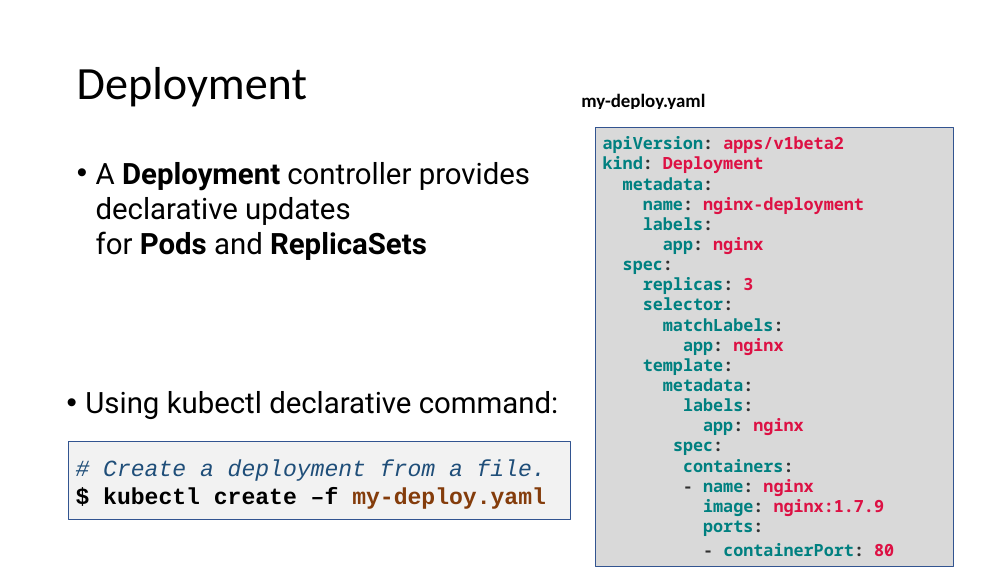
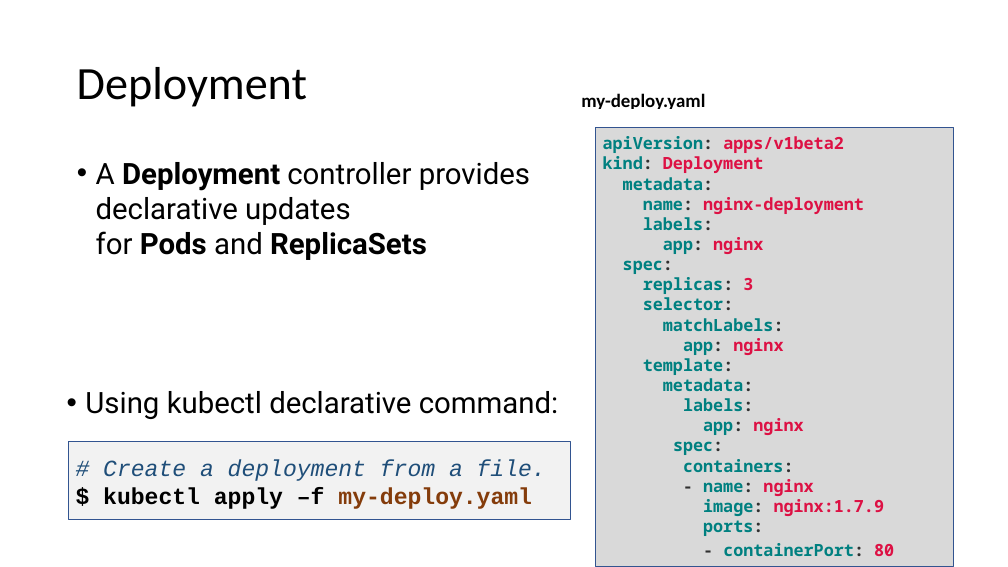
Before and after one commit to eylonmalin/k8s-training, a slide deck: slide 13 of day-3/Using Kubernetes Day 3.pptx. Drawn at 1008x567 pixels with LibreOffice and Linux fonts; fonts in the diff are those of the drawing. Boxes give left, top, right and bottom in pixels: in the first picture for what was removed or moved away, otherwise in the second. Text is boxed around its words. In the diff, an @@ line names an element or a change of style, - is before the commit and + after.

Commit message:
update day3 ppt

```diff
--- a/day-3/Using Kubernetes Day 3.pptx
+++ b/day-3/Using Kubernetes Day 3.pptx
@@ text in rectangle at (103,488,532,509): text changed @@
-$ kubectl create –f my-deploy.yaml
+$ kubectl apply –f my-deploy.yaml
```
